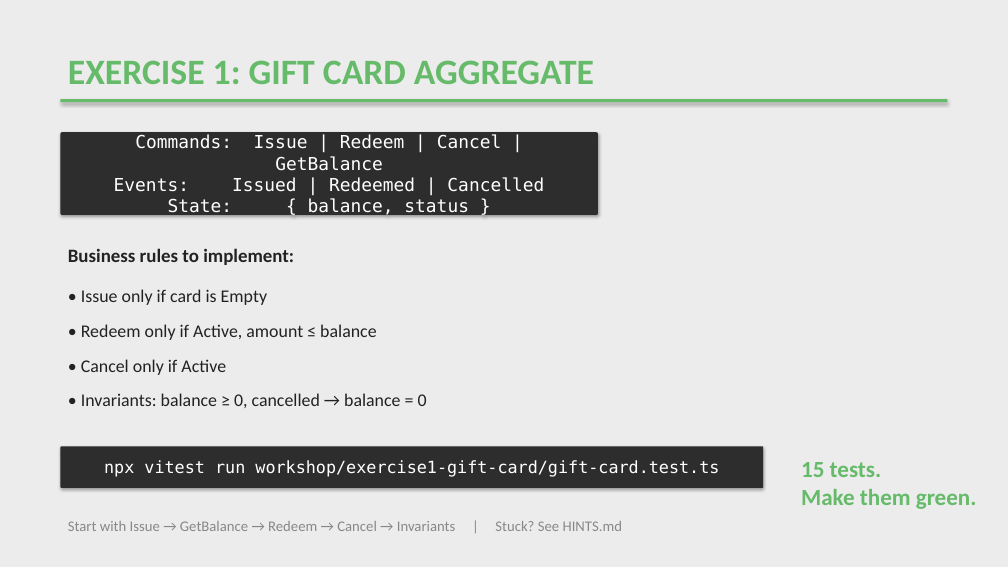
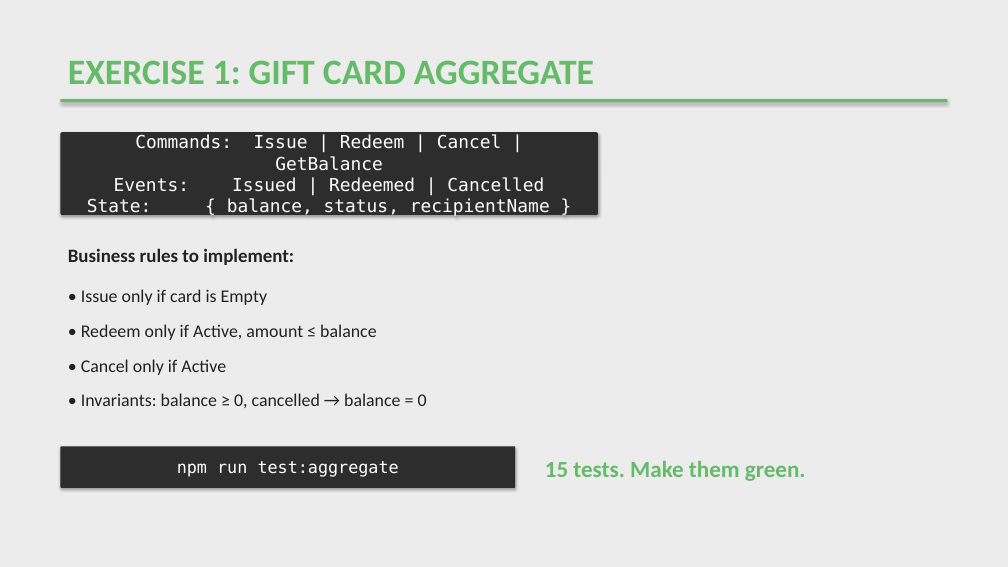
Before and after one commit to lambda-house/teob-ts-workshop-gift-card, a slide deck: slide 14 of slides/DDD-Workshop-Slides.pptx. Drawn at 1008x567 pixels with LibreOffice and Linux fonts; fonts in the diff are those of the drawing. Boxes give left, top, right and bottom in pixels: in the first picture for what was removed or moved away, otherwise in the second. Text is boxed around its words. In the diff, an @@ line names an element or a change of style, - is before the commit and + after.

```diff
--- a/slides/DDD-Workshop-Slides.pptx
+++ b/slides/DDD-Workshop-Slides.pptx
@@ text in rounded rectangle at box(87, 134, 550, 217): text changed @@
-Commands: Issue | Redeem | Cancel | GetBalance
-Events: Issued | Redeemed | Cancelled
-State: { balance, status }
+Commands: Issue | Redeem | Cancel | GetBalance
+Events: Issued | Redeemed | Cancelled
+State: { balance, status, recipientName }
@@ rounded rectangle "npm run test:aggregate": place and size @@
-rounded rectangle "npm run test:aggregate" at box(60, 447, 764, 488)
+rounded rectangle "npm run test:aggregate" at box(60, 447, 515, 488)
@@ text in rounded rectangle at box(177, 461, 399, 477): text changed @@
-npx vitest run workshop/exercise1-gift-card/gift-card.test.ts
+npm run test:aggregate
@@ text "15 tests. Make them green." rewrapped from box(801, 462, 977, 509) to box(545, 461, 806, 481) @@
@@ text removed at box(68, 521, 622, 531) @@
-Start with Issue → GetBalance → Redeem → Cancel → Invariants | Stuck? See HINTS.md
```
Also in this commit, not shown: 15 other slides changed, 6 slides added, 6 slides removed, 2 other files.
